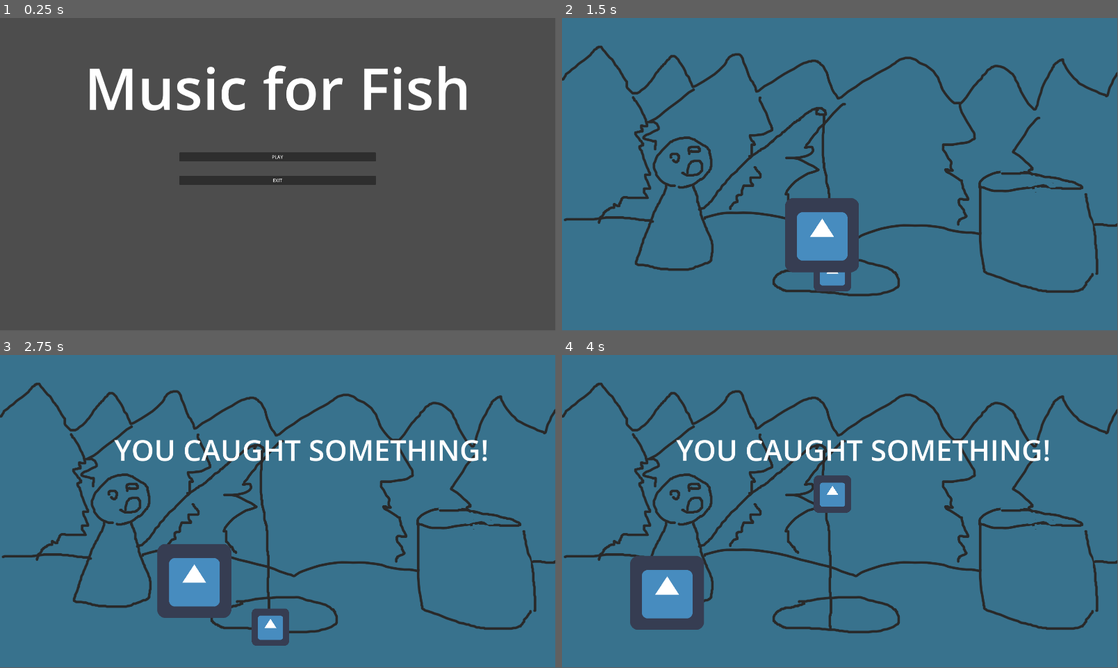
Above: before the commit, frames 1-4 (two rows, left to right).
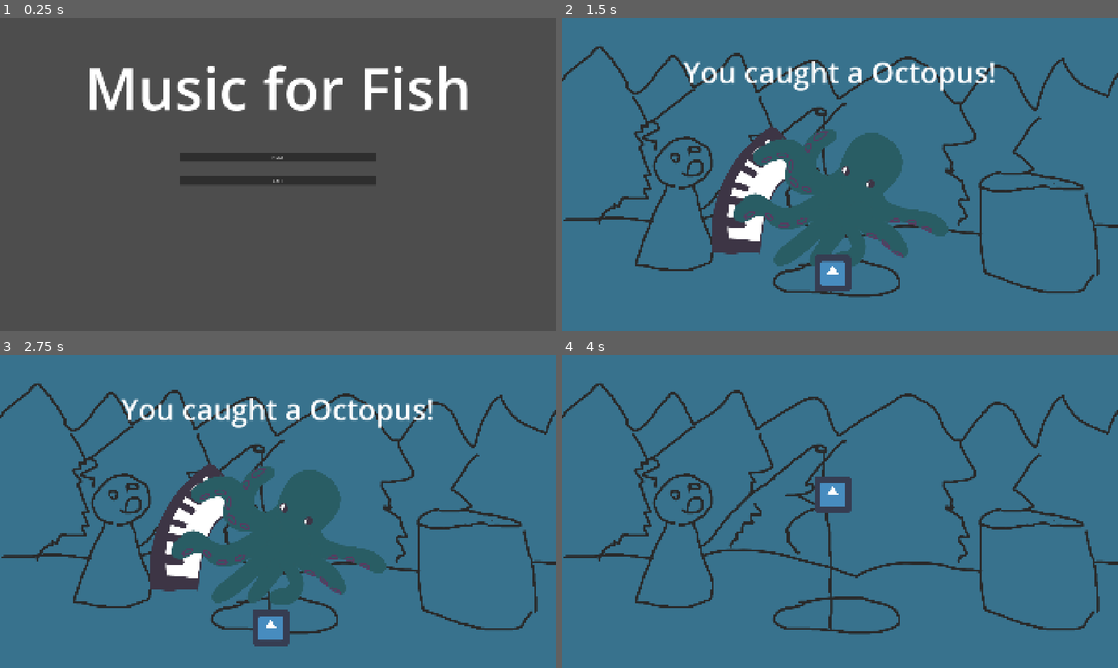
Above: after the commit, the same moments.

Repository: PhoenixStroh/mini-jame-gam
Game: Godot game, scene res://main.tscn
The game is run twice, just before and just after one commit, with the same random seed, the same clock (stepped at 60 frames per second) and the same inputs. The engine's default icon, where the game draws it, is replaced by a stand-in: a white triangle on a blue panel in a dark square.
Inputs:
- Up to frame 1 (0.25 s): no input
- Up to frame 2 (1.5 s): click "PLAY" at 0.5 s; hold Up (up) from 1.28 s (still down); hold Space (catch) from 1.28 s (still down)
- Up to frame 3 (2.75 s): release Up (up) at 2.03 s; release Space (catch) at 2.03 s; hold Down (down) from 2.03 s (still down); tap Space (catch) at 2.1 s
- Up to frame 4 (4 s): release Down (down) at 2.78 s; hold Space (catch) 2.78-3.53 s; hold Up (up) from 2.78 s (still down); tap Space (catch) at 3.6 s
In our replay, the window is 799x449 before the commit and 800x450 after it. These sizes can differ from the game's own. Grey fills any space a smaller window leaves; there, only what the larger window draws over its background counts as a difference.

The runs differ from the first frame. In frame 1, 1.2% of the frame differs, in the area x 16-85%, y 14-54%; in frame 2, 16%; in frame 3, 18%, in the area x 0-100%, y 8-94%; in frame 4, 7.8%.

Commit message:
Updated fish implementation to prepare for splash screen.

Diff:
--- a/mini-jame-gam-51/actors/fish/fish.gd
+++ b/mini-jame-gam-51/actors/fish/fish.gd
@@ -1,9 +1,16 @@
 class_name Fish
-extends Sprite2D
+extends Node2D
 
 @export var start_point: Node2D
 @export var end_point: Node2D
+@export var catch_box: CollisionShape2D
+
 @export var movement_duration: float = 1.0
+
+@export var species_name: String
+@export var species_picture: Texture2D
+
+@export var _area: Area2D
 
 var _start_position: Vector2
 var _end_position: Vector2
@@ -14,6 +21,9 @@
 	_start_position = start_point.global_position
 	_end_position = end_point.global_position
 
+	# Reparent the collision shape so you can manually set it in the game scene.
+	catch_box.reparent(_area)
+
 	# Move the fish.
 	_movement_tween = get_tree().create_tween().set_loops()
 	_movement_tween.tween_property(self, "global_position", _start_position, movement_duration).set_ease(Tween.EASE_IN_OUT).set_trans(Tween.TRANS_QUAD)
--- a/mini-jame-gam-51/actors/fish/fish.tscn
+++ b/mini-jame-gam-51/actors/fish/fish.tscn
@@ -1,21 +1,13 @@
 [gd_scene format=3 uid="uid://b43p4e4j2yun1"]
 
 [ext_resource type="Script" uid="uid://b6h3ebfi2j26a" path="res://actors/fish/fish.gd" id="1_5fmmu"]
-[ext_resource type="Texture2D" uid="uid://cjlwepxfxu21k" path="res://images/godot_icon.png" id="1_uh2ou"]
 [ext_resource type="AudioStream" uid="uid://c3t0qrlwxt4hv" path="res://audio/octopus_piano.ogg" id="3_lqafy"]
 
-[sub_resource type="RectangleShape2D" id="RectangleShape2D_uh2ou"]
-size = Vector2(253, 248)
-
-[node name="Fish" type="Sprite2D" unique_id=110384268]
-texture = ExtResource("1_uh2ou")
+[node name="Fish" type="Node2D" unique_id=464717527 node_paths=PackedStringArray("_area")]
 script = ExtResource("1_5fmmu")
+_area = NodePath("Area2D")
 
 [node name="Area2D" type="Area2D" parent="." unique_id=1231849867]
-
-[node name="CollisionShape2D" type="CollisionShape2D" parent="Area2D" unique_id=1405735476]
-position = Vector2(1.5, 0)
-shape = SubResource("RectangleShape2D_uh2ou")
 
 [node name="AudioStreamPlayer2D" type="AudioStreamPlayer2D" parent="." unique_id=1022451979]
 stream = ExtResource("3_lqafy")
--- a/mini-jame-gam-51/game.gd
+++ b/mini-jame-gam-51/game.gd
@@ -1,9 +1,16 @@
 extends Node2D
 
 @export var label: Label
+@export var fish_picture: TextureRect
 
 
 func _on_hook_caught_fish(fish: Fish) -> void:
 	label.visible = true
+	fish_picture.visible = true
+
+	label.text = "You caught a " + fish.species_name + "!"
+	fish_picture.texture = fish.species_picture
 	await get_tree().create_timer(2).timeout
+
 	label.visible = false
+	fish_picture.visible = false
--- a/mini-jame-gam-51/game.tscn
+++ b/mini-jame-gam-51/game.tscn
@@ -1,16 +1,21 @@
 [gd_scene format=3 uid="uid://0bqlqujvj8mg"]
 
-[ext_resource type="Script" path="res://game.gd" id="1_80nbo"]
+[ext_resource type="Script" uid="uid://xnpgrytop603" path="res://game.gd" id="1_80nbo"]
 [ext_resource type="PackedScene" uid="uid://b43p4e4j2yun1" path="res://actors/fish/fish.tscn" id="2_e2o6t"]
 [ext_resource type="PackedScene" uid="uid://bmyrbyswtsp2x" path="res://actors/hook/hook.tscn" id="3_feb5d"]
 [ext_resource type="Texture2D" uid="uid://ceyppctyehkp0" path="res://images/game_background.png" id="4_fc0e3"]
+[ext_resource type="Texture2D" uid="uid://b7s4wkhcxmpi4" path="res://images/octopus.png" id="5_7jktm"]
 
 [sub_resource type="LabelSettings" id="LabelSettings_fc0e3"]
 font_size = 100
 
-[node name="Game" type="Node2D" unique_id=1070103184 node_paths=PackedStringArray("label")]
+[sub_resource type="CircleShape2D" id="CircleShape2D_7jktm"]
+radius = 288.4997
+
+[node name="Game" type="Node2D" unique_id=1070103184 node_paths=PackedStringArray("label", "fish_picture")]
 script = ExtResource("1_80nbo")
-label = NodePath("Label")
+label = NodePath("MarginContainer/VBoxContainer/VBoxContainer/MarginContainer/Label")
+fish_picture = NodePath("MarginContainer/VBoxContainer/VBoxContainer2/TextureRect")
 
 [node name="Background" type="TextureRect" parent="." unique_id=1246656821]
 anchors_preset = 15
@@ -22,30 +27,68 @@
 grow_vertical = 2
 texture = ExtResource("4_fc0e3")
 
-[node name="Label" type="Label" parent="." unique_id=1008945419]
+[node name="MarginContainer" type="MarginContainer" parent="." unique_id=708484462]
+anchors_preset = 15
+anchor_right = 1.0
+anchor_bottom = 1.0
+offset_right = 1920.0
+offset_bottom = 1080.0
+grow_horizontal = 2
+grow_vertical = 2
+theme_override_constants/margin_left = 30
+theme_override_constants/margin_top = 30
+theme_override_constants/margin_right = 30
+theme_override_constants/margin_bottom = 30
+
+[node name="VBoxContainer" type="VBoxContainer" parent="MarginContainer" unique_id=462455991]
+layout_mode = 2
+
+[node name="VBoxContainer" type="VBoxContainer" parent="MarginContainer/VBoxContainer" unique_id=1741265213]
+layout_mode = 2
+size_flags_vertical = 3
+
+[node name="MarginContainer" type="MarginContainer" parent="MarginContainer/VBoxContainer/VBoxContainer" unique_id=434406772]
+layout_mode = 2
+size_flags_vertical = 3
+
+[node name="Label" type="Label" parent="MarginContainer/VBoxContainer/VBoxContainer/MarginContainer" unique_id=668624262]
 visible = false
-offset_left = 395.0
-offset_top = 198.0
-offset_right = 1689.0
-offset_bottom = 457.0
-text = "YOU CAUGHT SOMETHING!"
+layout_mode = 2
+size_flags_horizontal = 4
+text = "YOU CAUGHT SOMETHING"
 label_settings = SubResource("LabelSettings_fc0e3")
-horizontal_alignment = 1
-vertical_alignment = 1
+
+[node name="VBoxContainer2" type="VBoxContainer" parent="MarginContainer/VBoxContainer" unique_id=1035434305]
+custom_minimum_size = Vector2(0, 700)
+layout_mode = 2
+size_flags_vertical = 3
+
+[node name="TextureRect" type="TextureRect" parent="MarginContainer/VBoxContainer/VBoxContainer2" unique_id=1421662768]
+visible = false
+layout_mode = 2
+size_flags_horizontal = 4
+size_flags_vertical = 4
 
 [node name="Hook" parent="." unique_id=1417838539 instance=ExtResource("3_feb5d")]
 position = Vector2(935, 961)
 
-[node name="Fish" parent="." unique_id=110384268 node_paths=PackedStringArray("start_point", "end_point") instance=ExtResource("2_e2o6t")]
-position = Vector2(950, 744)
+[node name="Fish" parent="." unique_id=110384268 node_paths=PackedStringArray("start_point", "end_point", "catch_box") instance=ExtResource("2_e2o6t")]
+position = Vector2(779.6666, 855.5)
+scale = Vector2(0.5388889, 0.5388889)
 start_point = NodePath("StartPoint")
 end_point = NodePath("EndPoint")
+catch_box = NodePath("CollisionShape2D")
 movement_duration = 5.0
+species_name = "Octopus"
+species_picture = ExtResource("5_7jktm")
 
 [node name="StartPoint" type="Node2D" parent="Fish" unique_id=1163357568]
-position = Vector2(-730, 98)
+position = Vector2(-1144.33, 10.206207)
 
 [node name="EndPoint" type="Node2D" parent="Fish" unique_id=978321792]
 position = Vector2(630, 55)
 
+[node name="CollisionShape2D" type="CollisionShape2D" parent="Fish" unique_id=177041305]
+shape = SubResource("CircleShape2D_7jktm")
+
 [connection signal="caught_fish" from="Hook" to="." method="_on_hook_caught_fish"]
--- a/mini-jame-gam-51/project.godot
+++ b/mini-jame-gam-51/project.godot
@@ -19,6 +19,7 @@
 window/size/viewport_width=1920
 window/size/viewport_height=1080
 window/size/mode=2
+window/stretch/mode="canvas_items"
 
 [input]
 
